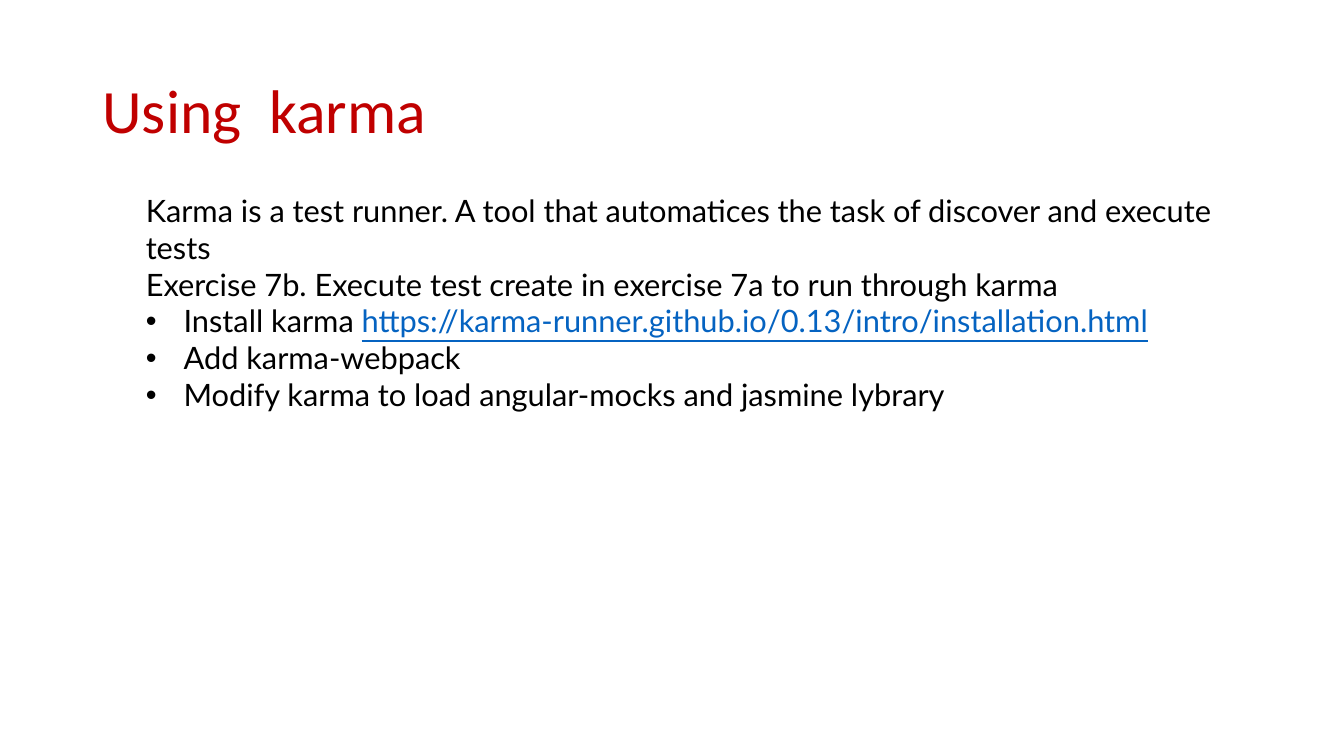
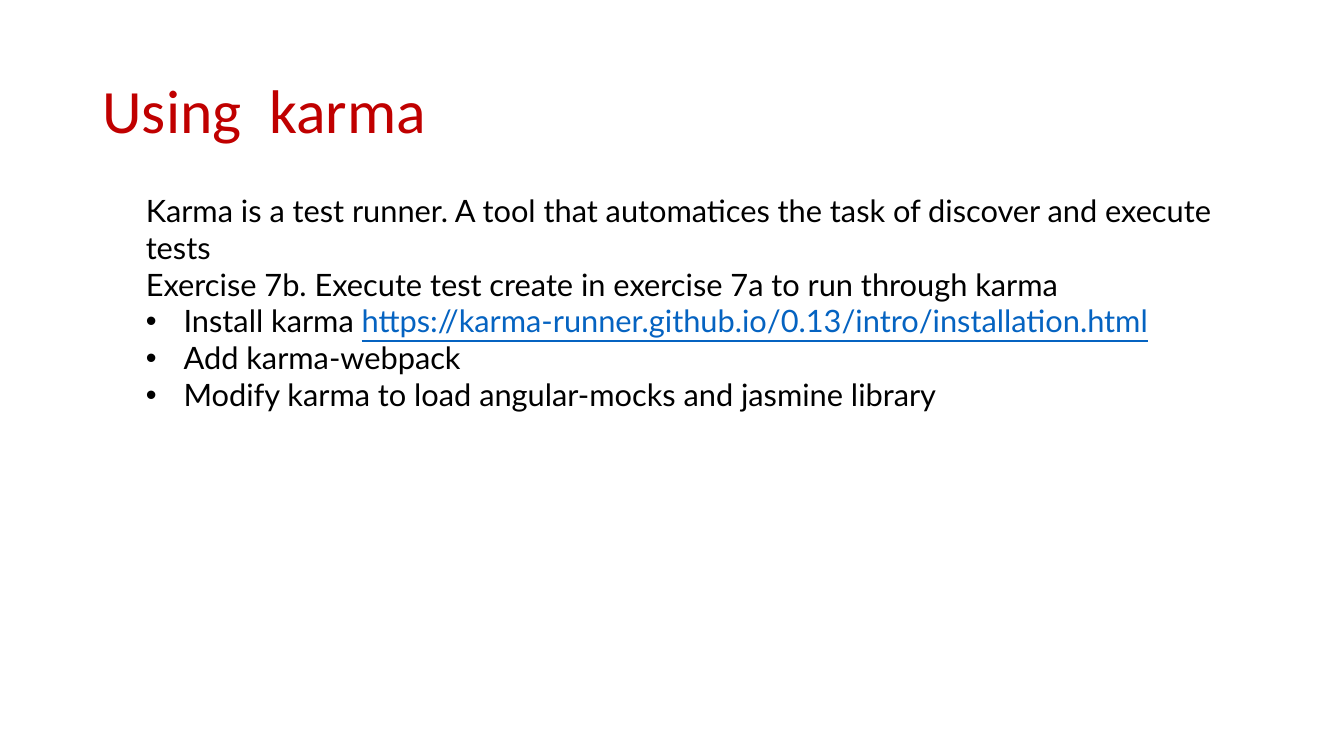
Before and after one commit to Robert-Freire/movie-browser, a slide deck: slide 16 of resume.pptx. Drawn at 1344x756 pixels with LibreOffice and Linux fonts; fonts in the diff are those of the drawing. Boxes give left, top, right and bottom in pixels: in the first picture for what was removed or moved away, otherwise in the second. Text is boxed around its words. In the diff, an @@ line names an element or a change of style, - is before the commit and + after.

```diff
--- a/resume.pptx
+++ b/resume.pptx
@@ text at [184, 383, 936, 412]: text changed @@
-• Modify karma to load angular-mocks and jasmine lybrary
+• Modify karma to load angular-mocks and jasmine library
```
Also in this commit, not shown: 10 slides added, 1 other file.
